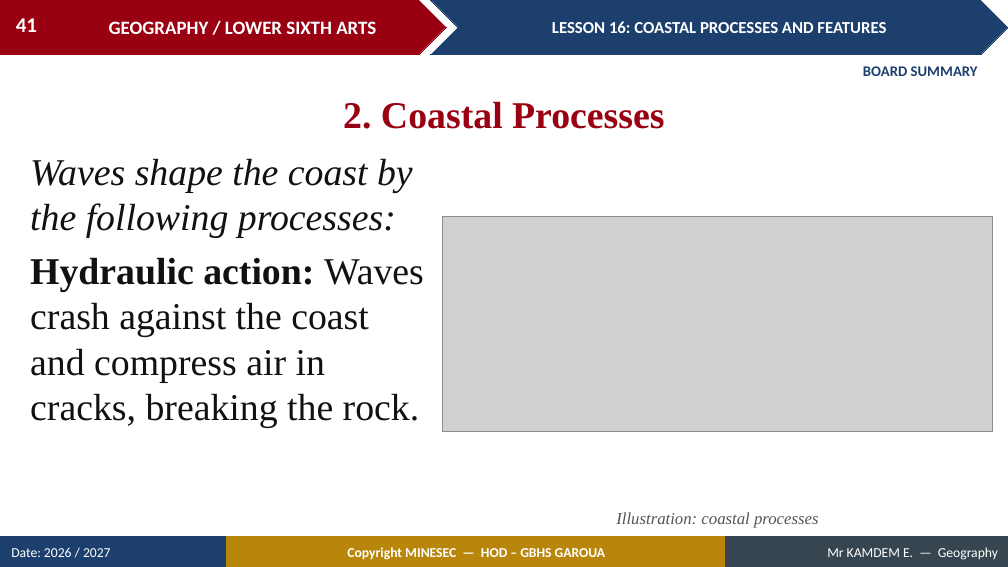
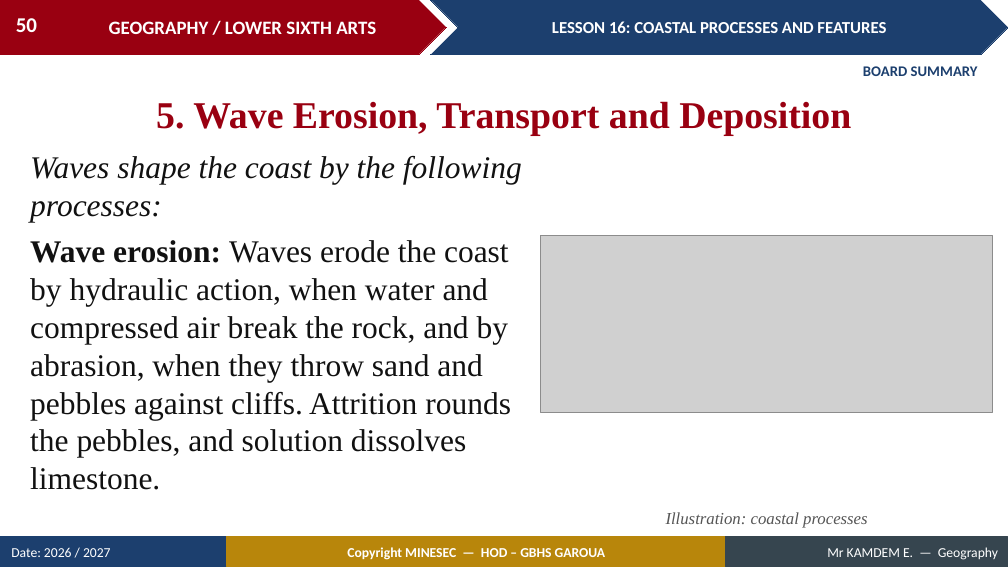
Before and after one commit to Berthautk/linea-github, a slide deck: slide 50 of lecons/LSA/Geomorphology/18_LSA_GEOMO_L16_Coastal_Processes_and_Features.pptx (slide 41 before the commit). Drawn at 1008x567 pixels with LibreOffice and Linux fonts; fonts in the diff are those of the drawing; grey boxes stand for pictures. Boxes give left, top, right and bottom in pixels: in the first picture for what was removed or moved away, otherwise in the second. Text is boxed around its words. In the diff, an @@ line names an element or a change of style, - is before the commit and + after.

```diff
--- a/lecons/LSA/Geomorphology/18_LSA_GEOMO_L16_Coastal_Processes_and_Features.pptx
+++ b/lecons/LSA/Geomorphology/18_LSA_GEOMO_L16_Coastal_Processes_and_Features.pptx
@@ page number at (x1=16, y1=18, x2=37, y2=32): text changed @@
-41
+50
@@ text at (x1=156, y1=101, x2=851, y2=136): text changed @@
-2. Coastal Processes
+5. Wave Erosion, Transport and Deposition
@@ text at (x1=30, y1=156, x2=522, y2=223): size 36 to 30 pt in "Waves shape the coast by the following ..." @@
@@ picture resized from (x1=442, y1=216, x2=993, y2=431) to (x1=541, y1=236, x2=993, y2=413) @@
@@ text at (x1=30, y1=240, x2=511, y2=490): text changed; size 36 to 30 pt @@
-Hydraulic action: Waves crash against the coast and compress air in cracks, breaking the rock.
+Wave erosion: Waves erode the coast by hydraulic action, when water and compressed air break the rock, and by abrasion, when they throw sand and pebbles against cliffs. Attrition rounds the pebbles, and solution dissolves limestone.
@@ text "Illustration: coastal processes" moved from (x1=616, y1=512, x2=819, y2=528) to (x1=666, y1=512, x2=868, y2=528) @@
```
Also in this commit, not shown: 14 other slides changed, 14 slides added, 3 slides removed, 20 other files.
